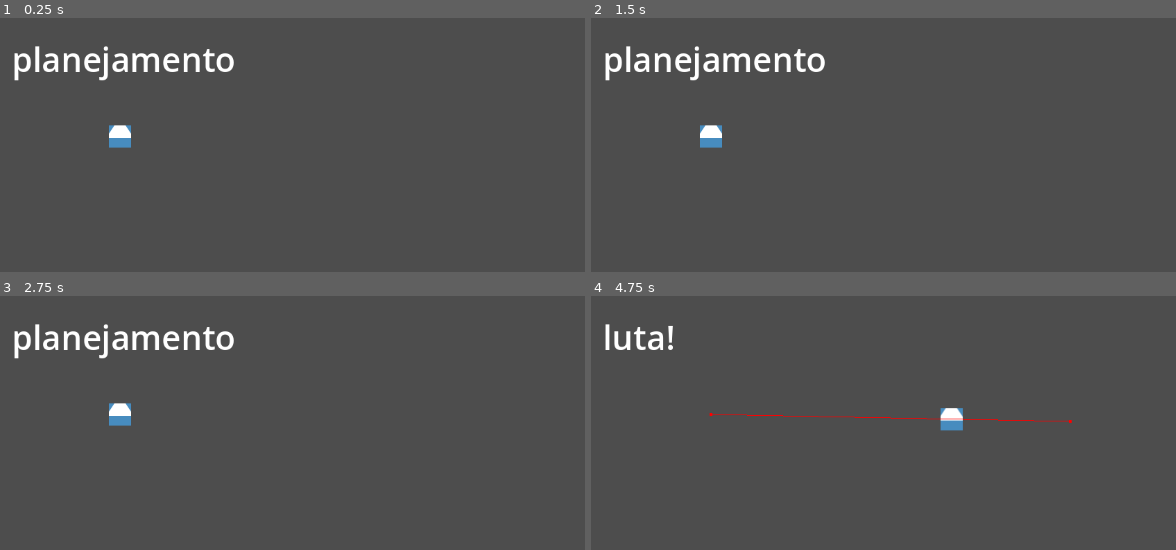
Above: before the commit, frames 1-4 (two rows, left to right).
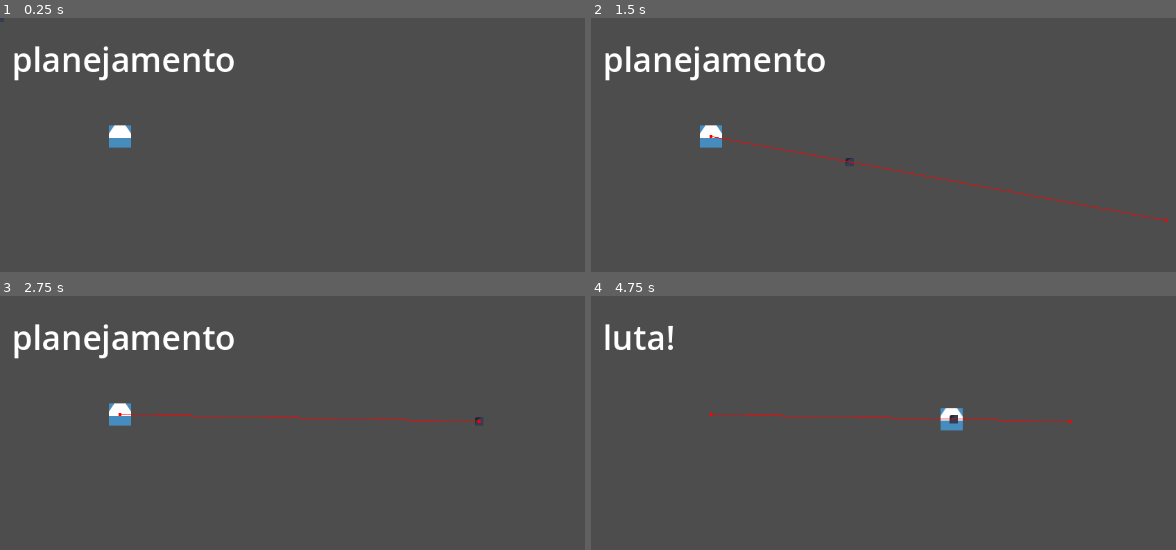
Above: after the commit, the same moments.

Repository: BielMaxBR/thorvarium-2
Game: Godot game, scene res://node_2d.tscn
Two runs of this game, one before a commit and one after it. Both use one fixed random seed, a clock stepped at 60 frames per second and the inputs below. The engine's default icon, where the game draws it, is replaced by a stand-in: a white triangle on a blue panel in a dark square.
Inputs (mouse positions are in pixels of both pictures, inside the frame that each line leads up to):
- Up to frame 1 (0.25 s): no input
- Up to frame 2 (1.5 s): tap Enter at 0.5 s; move the mouse to (1164, 221) at 0.52 s; click (1164, 221) at 0.6 s; right-click (1164, 221) at 0.8 s; tap Space at 1.25 s; move the mouse to (830, 264) at 1.27 s; right-click (830, 264) at 1.35 s
- Up to frame 3 (2.75 s): click (239, 542) at 1.55 s; tap Enter at 2 s; move the mouse to (479, 420) at 2.02 s; click (479, 420) at 2.1 s; right-click (479, 420) at 2.3 s
- Up to frame 4 (4.75 s): tap Space at 2.75 s; move the mouse to (outside the picture) at 2.77 s; right-click (outside the picture) at 2.85 s; click (outside the picture) at 3.05 s; move the mouse to (outside the picture) at 3.52 s; click (outside the picture) at 3.6 s; right-click (outside the picture) at 3.8 s; move the mouse to (748, 453) at 4.27 s; right-click (748, 453) at 4.35 s; click (748, 453) at 4.55 s

The runs differ from the first frame. In frame 2, 0.4% of the frame differs, in the area x 20-99%, y 46-81%; in frame 3, 0.3%; in frame 4, less than 0.1%.

Commit message:
the closest point

Diff:
--- a/Node2D.gd
+++ b/Node2D.gd
@@ -2,8 +2,17 @@
 
 func _physics_process(delta):
 	if  TurnManager.turn_phase == TurnManager.phase.PLANNING:
+		var mouse = get_global_mouse_position()
 		if Input.is_action_just_pressed("click"):
-			$Game/nave.navigation_agent.target_position = get_global_mouse_position()
+			$Game/nave.navigation_agent.target_position = mouse
+			$Game/nave.navigation_agent.get_next_path_position()
+
+		if Input.is_action_just_pressed("right"):
+			var points = $Game/nave.navigation_agent.get_current_navigation_path()
+			if len(points) > 0:
+				var dah_point = Geometry2D.get_closest_point_to_segment (mouse, points[0], points[1])
+
+				$Pointer.position = dah_point
 		get_tree().paused = true
 
 		$CanvasLayer/Control/Label.text = "planejamento"
--- a/nave.gd
+++ b/nave.gd
@@ -13,4 +13,5 @@
 	var next_path_position: Vector2 = navigation_agent.get_next_path_position()
 
 	velocity = current_agent_position.direction_to(next_path_position) * movement_speed
+	navigation_agent.velocity = velocity
 	move_and_slide()
--- a/node_2d.tscn
+++ b/node_2d.tscn
@@ -1,42 +1,26 @@
-[gd_scene load_steps=6 format=3 uid="uid://c2qu1cnh0ai0u"]
+[gd_scene load_steps=7 format=3 uid="uid://c2qu1cnh0ai0u"]
 
 [ext_resource type="Script" path="res://Node2D.gd" id="1_pmsyd"]
 [ext_resource type="Script" path="res://nave.gd" id="2_ck8ky"]
 [ext_resource type="Texture2D" uid="uid://c5374ess06kxu" path="res://icon.svg" id="3_8j2pk"]
 
-[sub_resource type="NavigationPolygon" id="NavigationPolygon_rt1bx"]
-vertices = PackedVector2Array(1147, 13, 1149, 636, 11, 636, 2, 10)
-polygons = Array[PackedInt32Array]([PackedInt32Array(0, 1, 2, 3)])
-outlines = Array[PackedVector2Array]([PackedVector2Array(-8, 0, 1, 646, 1159, 646, 1157, 4)])
-source_geometry_group_name = &"navigation_polygon_source_group"
-
 [sub_resource type="LabelSettings" id="LabelSettings_lu168"]
 font_size = 48
+
+[sub_resource type="RectangleShape2D" id="RectangleShape2D_r6ill"]
+size = Vector2(32, 32)
+
+[sub_resource type="NavigationPolygon" id="NavigationPolygon_rdq6g"]
+vertices = PackedVector2Array(1140, 636, 12, 636, 12, 12, 1140, 12)
+polygons = Array[PackedInt32Array]([PackedInt32Array(0, 1, 2, 3)])
+outlines = Array[PackedVector2Array]([PackedVector2Array(0, 0, 0, 648, 1152, 648, 1152, 0)])
+source_geometry_mode = 2
+source_geometry_group_name = &"navigation_polygon_source_group"
+agent_radius = 12.0
 
 [node name="Root" type="Node2D"]
 process_mode = 3
 script = ExtResource("1_pmsyd")
-
-[node name="Game" type="Node2D" parent="."]
-process_mode = 1
-
-[node name="nave" type="CharacterBody2D" parent="Game"]
-position = Vector2(173, 171)
-script = ExtResource("2_ck8ky")
-metadata/_edit_group_ = true
-
-[node name="Icon" type="Sprite2D" parent="Game/nave"]
-texture = ExtResource("3_8j2pk")
-region_enabled = true
-region_rect = Rect2(48, 48, 32, 32)
-
-[node name="NavigationAgent2D" type="NavigationAgent2D" parent="Game/nave"]
-path_desired_distance = 2.0
-target_desired_distance = 2.0
-debug_enabled = true
-
-[node name="NavigationRegion2D" type="NavigationRegion2D" parent="Game"]
-navigation_polygon = SubResource("NavigationPolygon_rt1bx")
 
 [node name="CanvasLayer" type="CanvasLayer" parent="."]
 
@@ -60,3 +44,35 @@
 offset_right = 42.024
 offset_bottom = 68.376
 label_settings = SubResource("LabelSettings_lu168")
+
+[node name="Game" type="Node2D" parent="."]
+process_mode = 1
+
+[node name="nave" type="CharacterBody2D" parent="Game"]
+position = Vector2(173, 171)
+script = ExtResource("2_ck8ky")
+metadata/_edit_group_ = true
+
+[node name="Icon" type="Sprite2D" parent="Game/nave"]
+texture = ExtResource("3_8j2pk")
+region_enabled = true
+region_rect = Rect2(48, 48, 32, 32)
+
+[node name="NavigationAgent2D" type="NavigationAgent2D" parent="Game/nave"]
+process_mode = 3
+avoidance_enabled = true
+radius = 64.0
+avoidance_layers = 255
+avoidance_mask = 255
+debug_enabled = true
+
+[node name="CollisionShape2D" type="CollisionShape2D" parent="Game/nave"]
+shape = SubResource("RectangleShape2D_r6ill")
+
+[node name="NavigationRegion2D" type="NavigationRegion2D" parent="Game"]
+navigation_polygon = SubResource("NavigationPolygon_rdq6g")
+
+[node name="Pointer" type="Sprite2D" parent="."]
+texture = ExtResource("3_8j2pk")
+region_enabled = true
+region_rect = Rect2(4, 4, 12, 12)
--- a/project.godot
+++ b/project.godot
@@ -26,6 +26,11 @@
 "events": [Object(InputEventMouseButton,"resource_local_to_scene":false,"resource_name":"","device":-1,"window_id":0,"a …(253 unchanged characters)…
 ]
 }
+right={
+"deadzone": 0.5,
+"events": [Object(InputEventMouseButton,"resource_local_to_scene":false,"resource_name":"","device":-1,"window_id":0,"alt_pressed":false,"shift_pressed":false,"ctrl_pressed":false,"meta_pressed":false,"button_mask":0,"position":Vector2(0, 0),"global_position":Vector2(0, 0),"factor":1.0,"button_index":2,"canceled":false,"pressed":false,"double_click":false,"script":null)
+]
+}
 
 [rendering]
 
